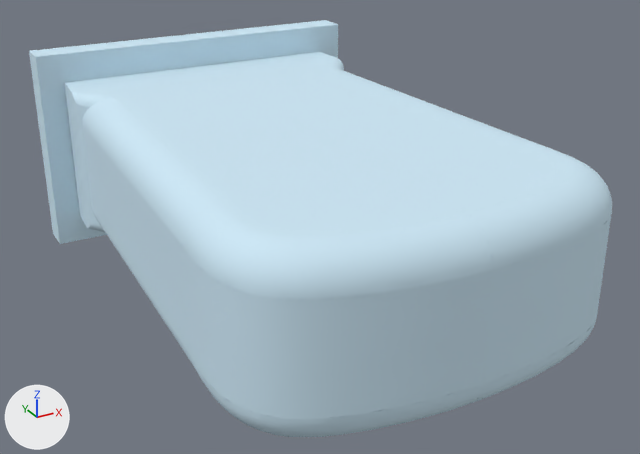
An edit to the FBX model Unity Project/Giroux-CAP6117-SANC - crown/Assets/Models/LOD Headstones/PA-80-F.fbx, drawn before and after from the same camera.
Rendered twice from a 50 mm camera at (-0.605, -1.623, 0.524) aimed at (0.017, -0.494, -0.041). Lighting does not change. The marker at lower left points along +X, +Y and +Z. The first picture is the older version. Objects named as collision shapes, trigger or cutter boxes, shadow casters or lower levels of detail are left out. Where no turn or scale is listed for an object, it has been applied to the vertices.

The scene before the commit, as lines of its bpy script (objects in view):
```python
mat_0_615686_0_811765_0_929412_0_000000_0_139 = principled_material('0.615686_0.811765_0.929412_0.000000_0.139')
mat_0_615686_0_811765_0_929412_0_000000_0_139.base_color = (0.616, 0.812, 0.929)  # blue #cee9f7
mat_0_615686_0_811765_0_929412_0_000000_0_139.roughness = 1.0
me_mesh26_025 = bpy.data.meshes.new('mesh26.025')
me_mesh26_025.from_pydata(...)  # 1000 vertices, 1439 faces; spans x -0.301..0.301, y -0.928..0.0, z -0.178..0.178
me_mesh26_025.materials.append(mat_0_615686_0_811765_0_929412_0_000000_0_139)  # blue #cee9f7
ob_pa_80_f_lod0 = bpy.data.objects.new('PA-80-F_LOD0', me_mesh26_025)
ob_pa_80_f_lod0.location = (0.0, 0.0, 0.0)
```
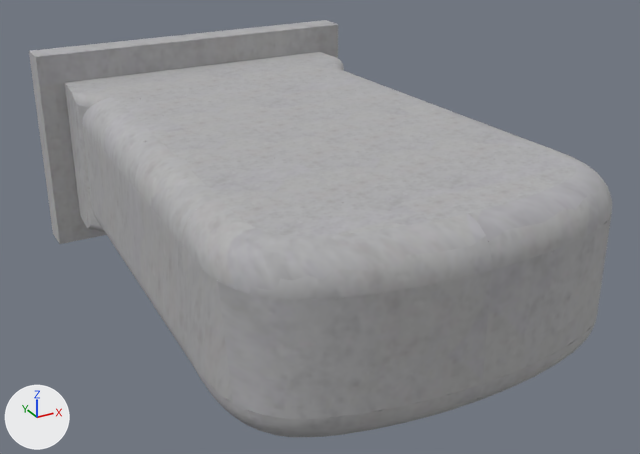
The change, as a diff of the scene's bpy script:
```diff
--- a/Unity Project/Giroux-CAP6117-SANC - crown/Assets/Models/LOD Headstones/PA-80-F.fbx.py
+++ b/Unity Project/Giroux-CAP6117-SANC - crown/Assets/Models/LOD Headstones/PA-80-F.fbx.py
@@ img_a_80_f_png @@
+img_a_80_f_png = load_image('A-80-F.png', '../../Materials/LOD Headstone Mats/A-80-F.png', 1024, 1024, 'sRGB')
@@ mat_0_615686_0_811765_0_929412_0_000000_0_139 @@
 mat_0_615686_0_811765_0_929412_0_000000_0_139 = principled_material('0.615686_0.811765_0.929412_0.000000_0.139')
-mat_0_615686_0_811765_0_929412_0_000000_0_139.base_color = (0.616, 0.812, 0.929)  # blue #cee9f7
-mat_0_615686_0_811765_0_929412_0_000000_0_139.roughness = 1.0
+mat_0_615686_0_811765_0_929412_0_000000_0_139.texture = img_a_80_f_png
+mat_0_615686_0_811765_0_929412_0_000000_0_139.roughness = 0.859
```

Location of each change, [x1, y1, x2, y2] in pixels of the pictures (640 x 454 px):
'PA-80-F_LOD0', surface changed (blue to grey)
    both: [29, 20, 612, 437]
